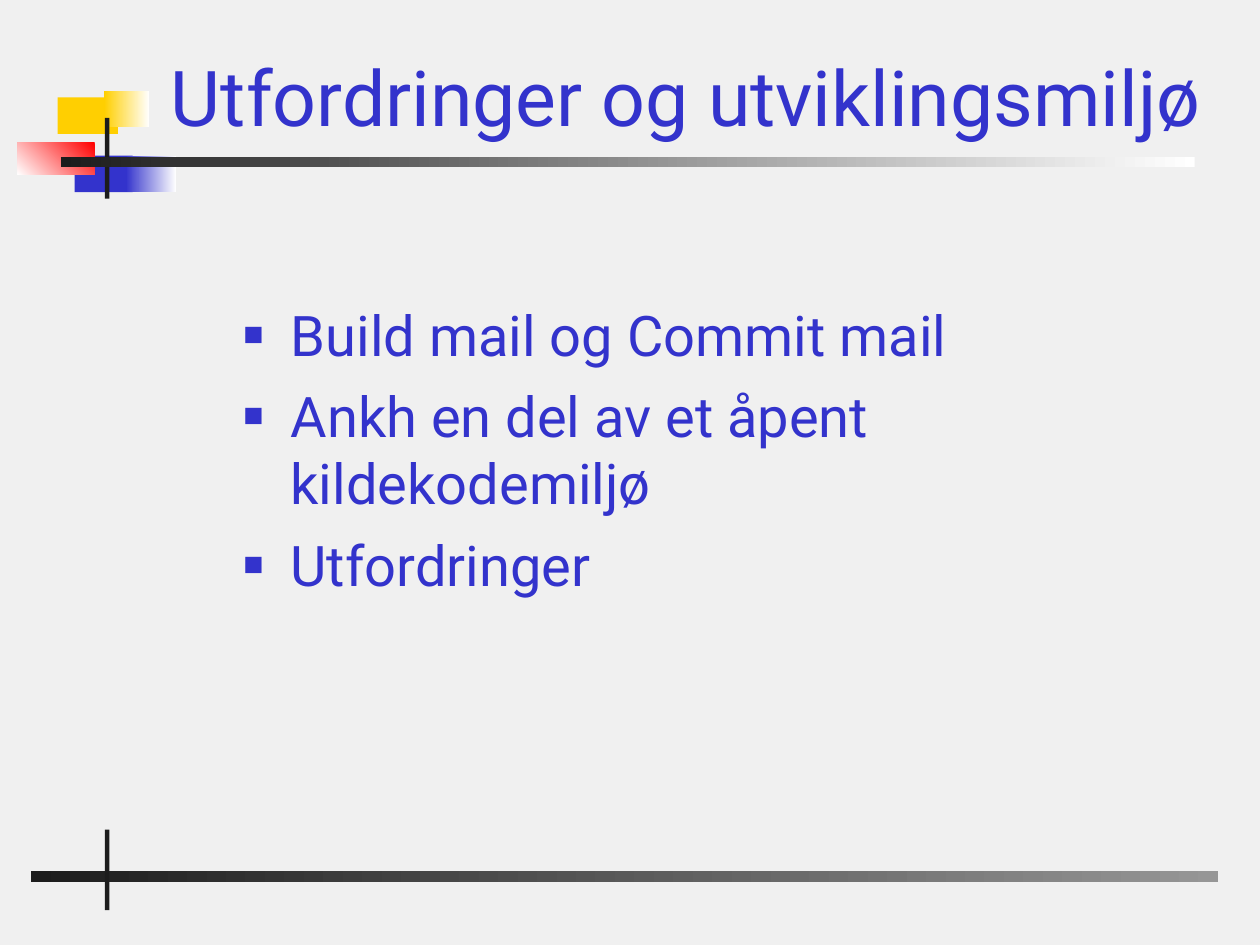
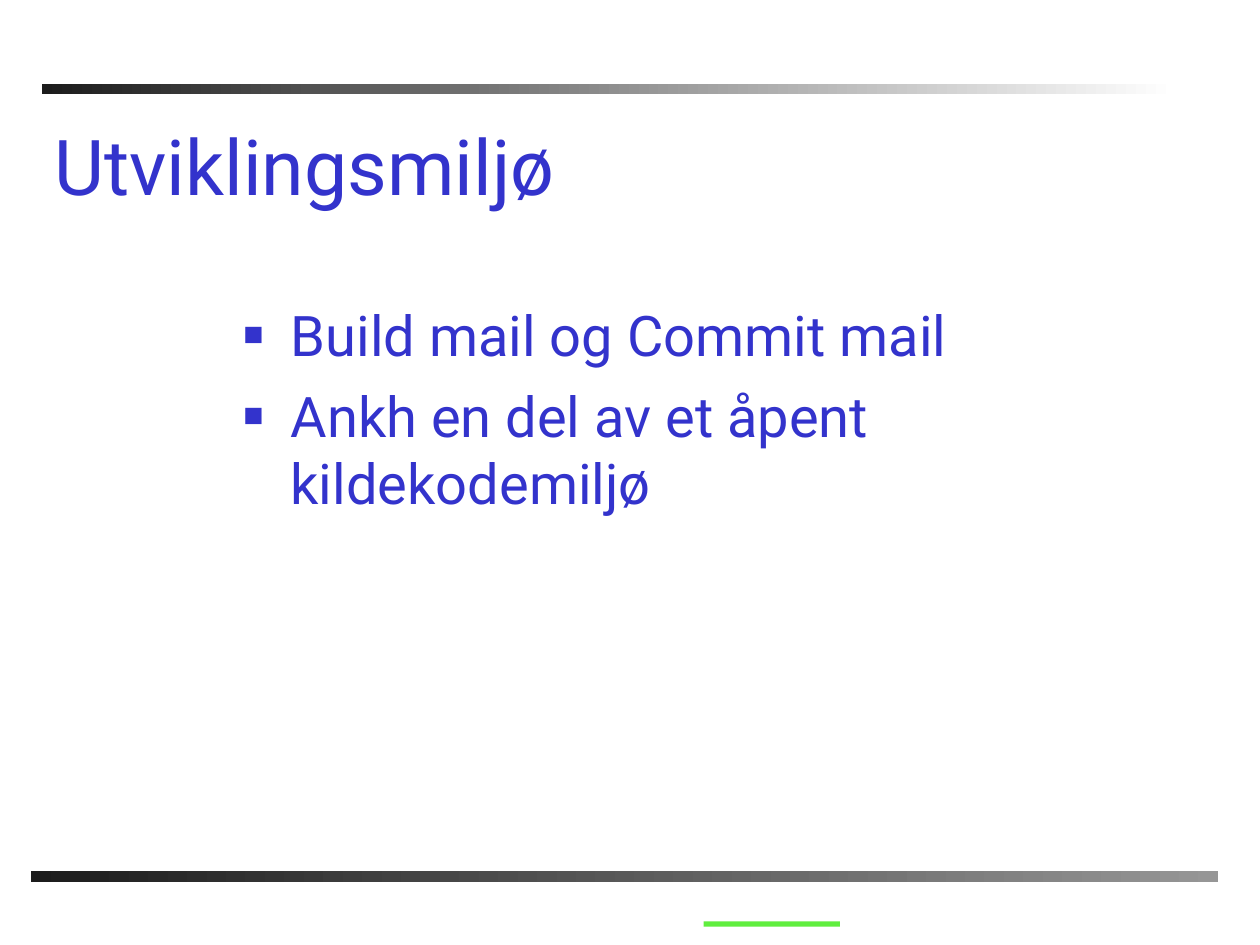
Before and after one commit to AnkhSVN/AnkhSVN, a slide deck: slide 18 of doc/powerpoint/Subversion_addin_for_VS.NET.ppt. Drawn at 1260x945 pixels with LibreOffice and Linux fonts; fonts in the diff are those of the drawing; background and template pictures are left out. Boxes give left, top, right and bottom in pixels: in the first picture for what was removed or moved away, otherwise in the second. Text is boxed around its words. In the diff, an @@ line names an element or a change of style, - is before the commit and + after.

```diff
--- a/doc/powerpoint/Subversion_addin_for_VS.NET.ppt
+++ b/doc/powerpoint/Subversion_addin_for_VS.NET.ppt
@@ background #F0F0F0 to #FFFFFF @@
@@ rectangle moved from (x1=60, y1=158, x2=1194, y2=168) to (x1=42, y1=84, x2=1176, y2=94) @@
@@ rectangle removed at (x1=58, y1=97, x2=118, y2=134) @@
@@ rectangle removed at (x1=105, y1=91, x2=150, y2=127) @@
@@ rectangle removed at (x1=105, y1=118, x2=108, y2=199) @@
@@ rectangle removed at (x1=18, y1=142, x2=94, y2=175) @@
@@ title at (x1=54, y1=137, x2=554, y2=212): text changed @@
-Utfordringer og utviklingsmiljø
+Utviklingsmiljø
@@ rectangle removed at (x1=74, y1=155, x2=132, y2=192) @@
@@ rectangle removed at (x1=126, y1=155, x2=176, y2=192) @@
@@ text at (x1=291, y1=543, x2=591, y2=598): paragraph removed @@
-■ Utfordringer
@@ rectangle removed at (x1=105, y1=829, x2=108, y2=910) @@
@@ line added from (703, 924) to (840, 924), #60EE3E 3 pt @@
```
Also in this commit, not shown: 22 other slides changed, 1 slide added, 1 slide removed.
